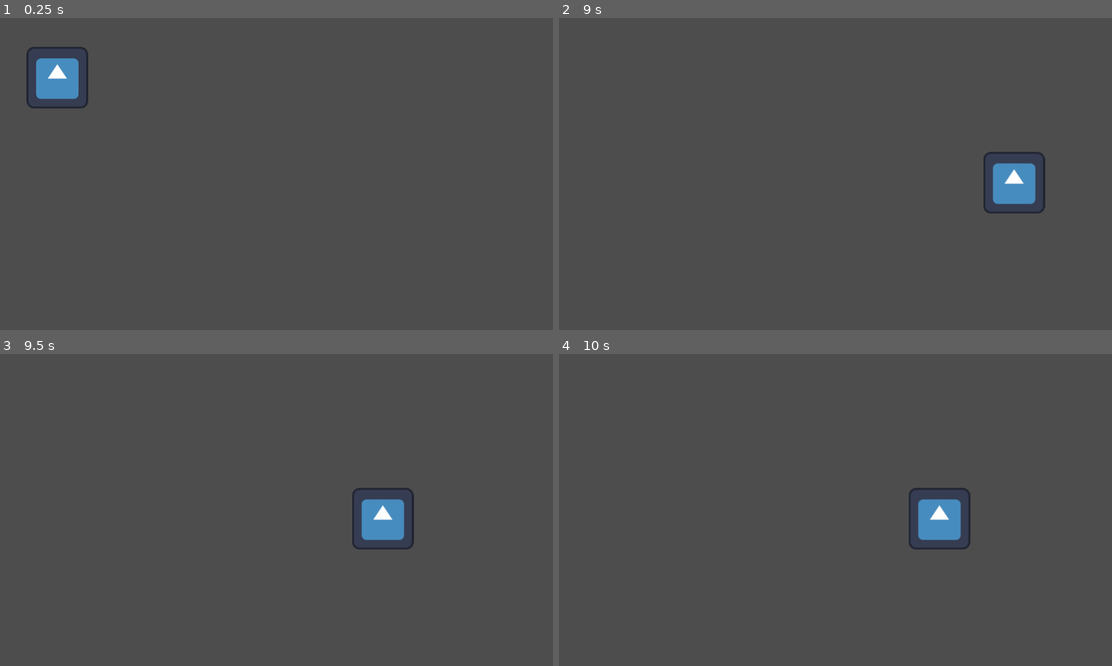
Above: before the commit, frames 1-4 (two rows, left to right).
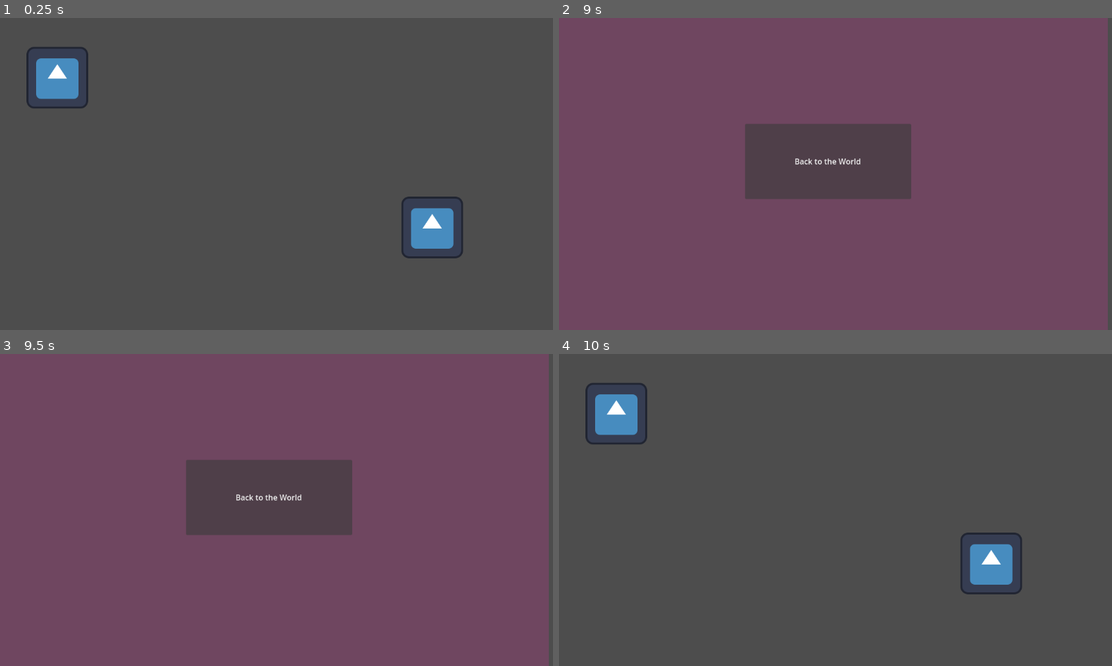
Above: after the commit, the same moments.

Repository: TomboyAprechiator/BaldquestThe-Cure
Game: Godot game, scene res://world.tscn
Two runs of this game, one before a commit and one after it. Both use one fixed random seed, a clock stepped at 60 frames per second and the inputs below. The engine's default icon, where the game draws it, is replaced by a stand-in: a white triangle on a blue panel in a dark square.
Inputs (mouse positions are in pixels of both pictures, inside the frame that each line leads up to):
- Up to frame 1 (0.25 s): no input
- Up to frame 2 (9 s): tap Enter at 0.5, 2, 3.5 s; hold Up (ui_up) 0.53-2.03 s; tap E (Interact, bound only after the commit) every 0.75 s from 0.6 to 8.85 s; tap Space at 1.25, 2.75 s; hold Left (ui_left) 2.03-3.53 s; hold Down (ui_down) 3.53-4.28 s; hold Right (ui_right) 4.28-5.03 s; hold Up (ui_up) 5.03-5.78 s; hold Right (ui_right) 5.78-8.03 s; hold Down (ui_down) 8.03-8.78 s; hold Left (ui_left) from 8.78 s (still down)
- Up to frame 3 (9.5 s): keep holding Left (ui_left)
- Up to frame 4 (10 s): release Left (ui_left) at 9.5 s; click (829, 497) at 9.5 s, where only the run after the commit has a clickable "Back to the World"

The runs differ from the first frame. In frame 1, 1.3% of the frame differs, in the area x 72-84%, y 57-78%; in frame 2, 92%, in the area x 0-100%, y 0-100%; in frame 3, 92%; in frame 4, 3.8%.

Commit message:
Interactable thingy and minigame scene switching
basic structures n shit, wooooo

Diff:
--- /dev/null
+++ b/baldquest_the_cure/interactable_base_object.gd
@@ -0,0 +1,27 @@
+extends Node2D
+
+@export var interact_text := "Press E to interact"
+@export var PlayerInRange := "No"
+
+
+# Called when the node enters the scene tree for the first time.
+func _ready() -> void:
+	pass # Replace with function body.
+
+
+# Called every frame. 'delta' is the elapsed time since the previous frame.
+func _process(delta: float) -> void:
+	if PlayerInRange == "Yes" and Input.is_action_just_pressed("Interact"):
+		interact()
+
+func interact():
+	get_tree().change_scene_to_file("res://minigame_scene_base.tscn")
+
+func _on_area_2d_body_entered(body: Node2D) -> void:
+	if body.name == "Player":
+		PlayerInRange = "Yes"
+
+
+func _on_area_2d_body_exited(body: Node2D) -> void:
+	if body.name == "Player":
+		PlayerInRange = "No"
--- /dev/null
+++ b/baldquest_the_cure/interactable_base_object.tscn
@@ -0,0 +1,22 @@
+[gd_scene load_steps=4 format=3 uid="uid://byckg7caea5e1"]
+
+[ext_resource type="Script" uid="uid://dcf16ja2cxaml" path="res://interactable_base_object.gd" id="1_gns4j"]
+[ext_resource type="Texture2D" uid="uid://tld4aymnbsg2" path="res://icon.svg" id="2_vo1aq"]
+
+[sub_resource type="RectangleShape2D" id="RectangleShape2D_x2gwn"]
+size = Vector2(122, 118)
+
+[node name="InteractableBaseObject" type="Node2D"]
+script = ExtResource("1_gns4j")
+
+[node name="Area2D" type="Area2D" parent="."]
+
+[node name="CollisionShape2D" type="CollisionShape2D" parent="Area2D"]
+position = Vector2(1, 0)
+shape = SubResource("RectangleShape2D_x2gwn")
+
+[node name="Sprite2D" type="Sprite2D" parent="."]
+texture = ExtResource("2_vo1aq")
+
+[connection signal="body_entered" from="Area2D" to="." method="_on_area_2d_body_entered"]
+[connection signal="body_exited" from="Area2D" to="." method="_on_area_2d_body_exited"]
--- /dev/null
+++ b/baldquest_the_cure/minigame_scene_base.gd
@@ -0,0 +1,15 @@
+extends Node2D
+
+
+# Called when the node enters the scene tree for the first time.
+func _ready() -> void:
+	pass # Replace with function body.
+
+
+# Called every frame. 'delta' is the elapsed time since the previous frame.
+func _process(delta: float) -> void:
+	pass
+
+
+func _on_button_pressed() -> void:
+	get_tree().change_scene_to_file("res://world.tscn")
--- /dev/null
+++ b/baldquest_the_cure/minigame_scene_base.tscn
@@ -0,0 +1,22 @@
+[gd_scene load_steps=2 format=3 uid="uid://bxvmklms3pprp"]
+
+[ext_resource type="Script" uid="uid://cpspgh4c6banq" path="res://minigame_scene_base.gd" id="1_bqpkc"]
+
+[node name="MinigameScene-Base" type="Node2D"]
+script = ExtResource("1_bqpkc")
+
+[node name="ColorRect" type="ColorRect" parent="."]
+offset_right = 1139.0
+offset_bottom = 654.0
+color = Color(0.534269, 0.257587, 0.433836, 0.572549)
+
+[node name="CanvasLayer" type="CanvasLayer" parent="."]
+
+[node name="Button" type="Button" parent="CanvasLayer"]
+offset_left = 386.0
+offset_top = 220.0
+offset_right = 731.0
+offset_bottom = 376.0
+text = "Back to the World"
+
+[connection signal="pressed" from="CanvasLayer/Button" to="." method="_on_button_pressed"]
--- a/baldquest_the_cure/project.godot
+++ b/baldquest_the_cure/project.godot
@@ -15,6 +15,14 @@
 config/features=PackedStringArray("4.4", "Mobile")
 config/icon="res://icon.svg"
 
+[input]
+
+Interact={
+"deadzone": 0.2,
+"events": [Object(InputEventKey,"resource_local_to_scene":false,"resource_name":"","device":0,"window_id":0,"alt_pressed":false,"shift_pressed":false,"ctrl_pressed":false,"meta_pressed":false,"pressed":false,"keycode":0,"physical_keycode":69,"key_label":0,"unicode":0,"location":0,"echo":false,"script":null)
+]
+}
+
 [rendering]
 
 renderer/rendering_method="mobile"
--- /dev/null
+++ b/baldquest_the_cure/the_game.gd
@@ -0,0 +1,11 @@
+extends Node2D
+
+
+# Called when the node enters the scene tree for the first time.
+func _ready() -> void:
+	pass # Replace with function body.
+
+
+# Called every frame. 'delta' is the elapsed time since the previous frame.
+func _process(delta: float) -> void:
+	pass
--- /dev/null
+++ b/baldquest_the_cure/the_game.tscn
@@ -0,0 +1,11 @@
+[gd_scene load_steps=3 format=3 uid="uid://mm4em4db07dm"]
+
+[ext_resource type="Script" uid="uid://b2cag2u8pal4e" path="res://the_game.gd" id="1_sbril"]
+[ext_resource type="PackedScene" uid="uid://dfc6oadcs7ssl" path="res://world.tscn" id="2_ir4x8"]
+
+[node name="TheGame" type="Node2D"]
+script = ExtResource("1_sbril")
+
+[node name="World" parent="." instance=ExtResource("2_ir4x8")]
+
+[node name="MinigameContainer" type="Node2D" parent="."]
--- a/baldquest_the_cure/world.tscn
+++ b/baldquest_the_cure/world.tscn
@@ -1,6 +1,7 @@
-[gd_scene load_steps=4 format=3 uid="uid://dfc6oadcs7ssl"]
+[gd_scene load_steps=5 format=3 uid="uid://dfc6oadcs7ssl"]
 
 [ext_resource type="PackedScene" uid="uid://dd54ftj23g0bb" path="res://player.tscn" id="1_f3sb7"]
+[ext_resource type="PackedScene" uid="uid://byckg7caea5e1" path="res://interactable_base_object.tscn" id="2_fj7yv"]
 
 [sub_resource type="RectangleShape2D" id="RectangleShape2D_fj7yv"]
 size = Vector2(43, 649.25)
@@ -37,3 +38,6 @@
 [node name="CollisionShape2D" type="CollisionShape2D" parent="Wall4"]
 position = Vector2(582, 24)
 shape = SubResource("RectangleShape2D_tlwt5")
+
+[node name="InteractableBaseObject" parent="." instance=ExtResource("2_fj7yv")]
+position = Vector2(897, 435)
Not shown, added: baldquest_the_cure/interactable_base_object.gd.uid
Not shown, added: baldquest_the_cure/minigame_scene_base.gd.uid
Not shown, added: baldquest_the_cure/the_game.gd.uid
